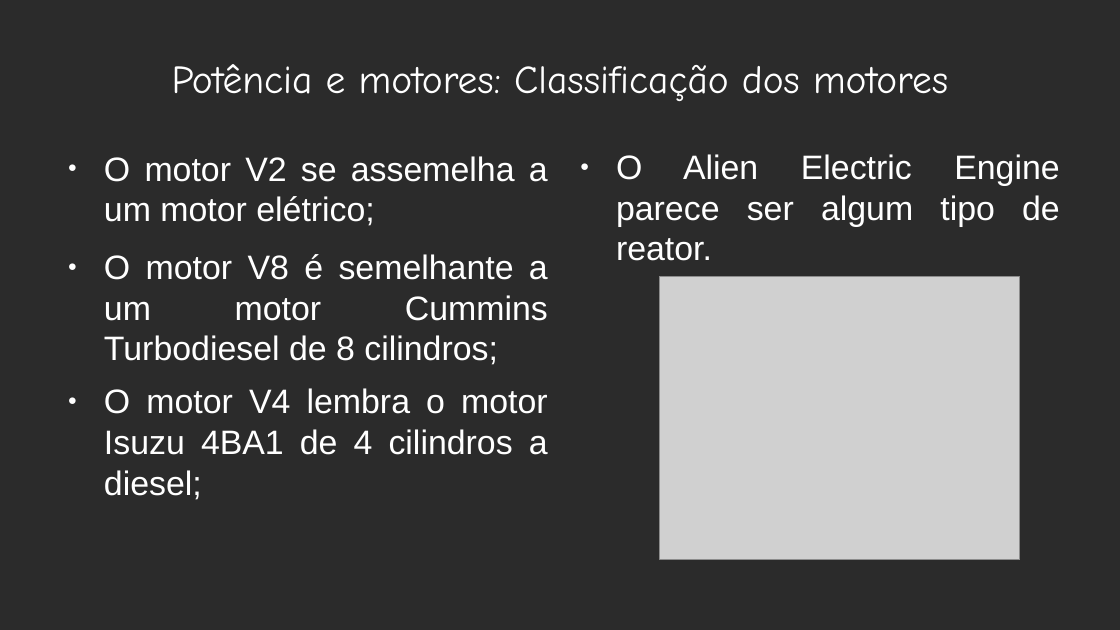
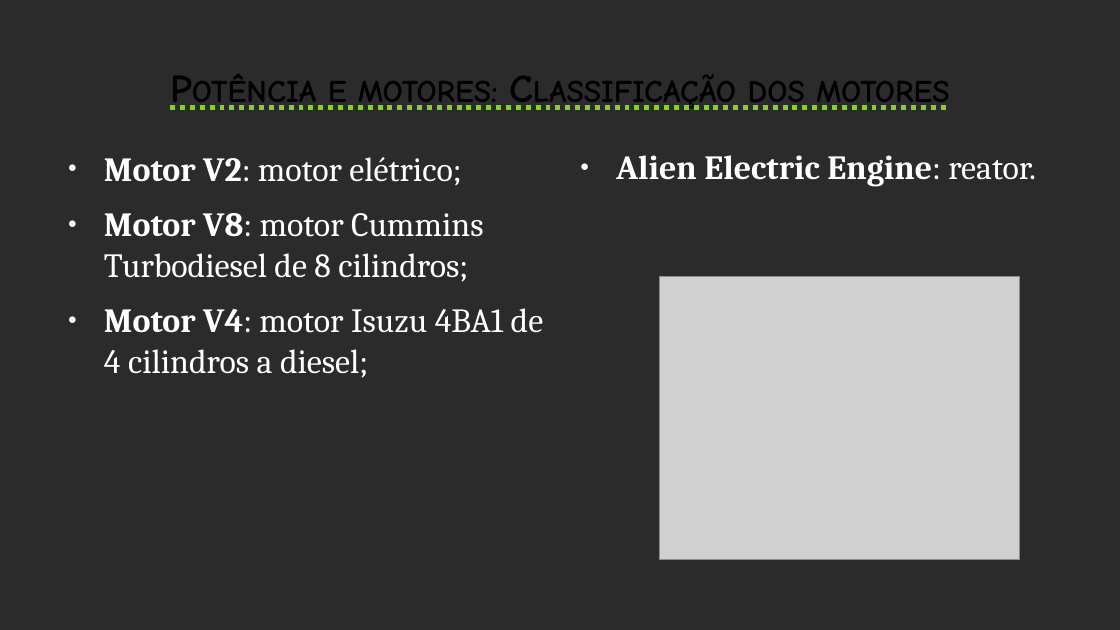
Before and after one commit to ThiagoIFDS23/small-ifsp, a slide deck: slide 10 of Libre Office/Impress/Bad Piggies/Bad Piggies.odp. Drawn at 1120x630 pixels with LibreOffice and Linux fonts; fonts in the diff are those of the drawing; grey boxes stand for pictures; background and template pictures are left out; a plain dark background stands for a picture behind light text. Boxes give left, top, right and bottom in pixels: in the first picture for what was removed or moved away, otherwise in the second. Text is boxed around its words. In the diff, an @@ line names an element or a change of style, - is before the commit and + after.

```diff
--- a/Libre Office/Impress/Bad Piggies/Bad Piggies.odp
+++ b/Libre Office/Impress/Bad Piggies/Bad Piggies.odp
@@ title "Potência e motores: Classificação dos ...": place and size @@
-title "Potência e motores: Classificação dos ..." at <box>172,64,948,101</box>
+title "Potência e motores: Classificação dos ..." at <box>328,81,949,110</box>
@@ title "Potência e motores: Classificação dos ..." at <box>328,81,949,110</box>: text colour #FFFFFF to #000000, bold on, underline on, small capitals on @@
@@ text at <box>104,157,544,378</box>: text changed; font Arial to Cambria @@
-● O motor V4 lembra o motor Isuzu 4BA1 de 4 cilindros a diesel;
+● Motor V2: motor elétrico;
+● Motor V8: motor Cummins Turbodiesel de 8 cilindros;
+● Motor V4: motor Isuzu 4BA1 de 4 cilindros a diesel;
@@ text removed at <box>104,156,548,226</box> @@
-● O motor V2 se assemelha a um motor elétrico;
@@ text at <box>616,155,1036,187</box>: text changed; font Arial to Cambria; bold on @@
-● O Alien Electric Engine parece ser algum tipo de reator.
+● Alien Electric Engine: reator.
@@ text removed at <box>104,254,548,365</box> @@
-● O motor V8 é semelhante a um motor Cummins Turbodiesel de 8 cilindros;
```
Also in this commit, not shown: 15 other slides changed, 1 other file.
